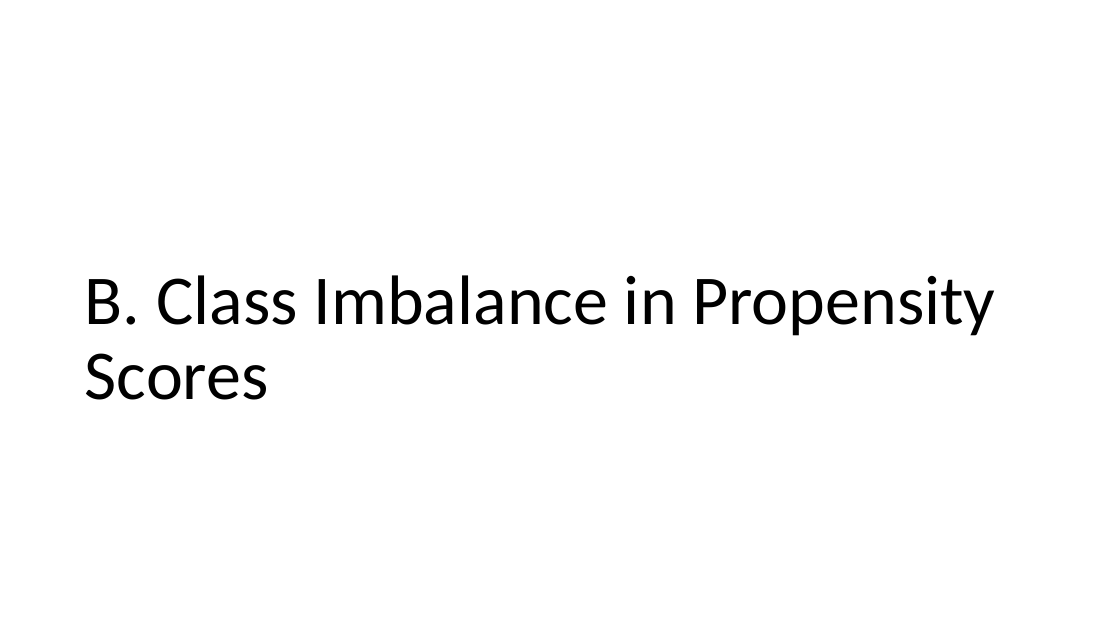
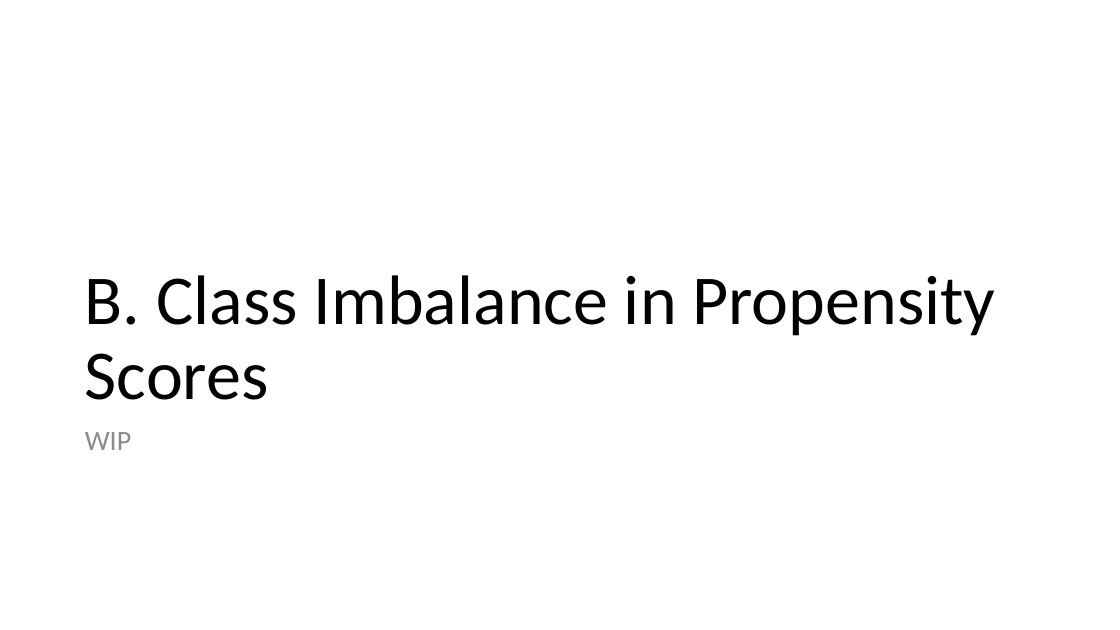
Before and after one commit to shoepaladin/causalinference_crashcourse, a slide deck: slide 17 of Powerpoints/4 Best Practices.pptx (slide 6 before the commit). Drawn at 1120x630 pixels with LibreOffice and Linux fonts; fonts in the diff are those of the drawing. Boxes give left, top, right and bottom in pixels: in the first picture for what was removed or moved away, otherwise in the second. Text is boxed around its words. In the diff, an @@ line names an element or a change of style, - is before the commit and + after.

```diff
--- a/Powerpoints/4 Best Practices.pptx
+++ b/Powerpoints/4 Best Practices.pptx
@@ text added at [85, 432, 131, 450], 24 pt, text #8C8C8C @@
+WIP
```
Also in this commit, not shown: 3 other slides changed, 10 slides added, 6 other files.
